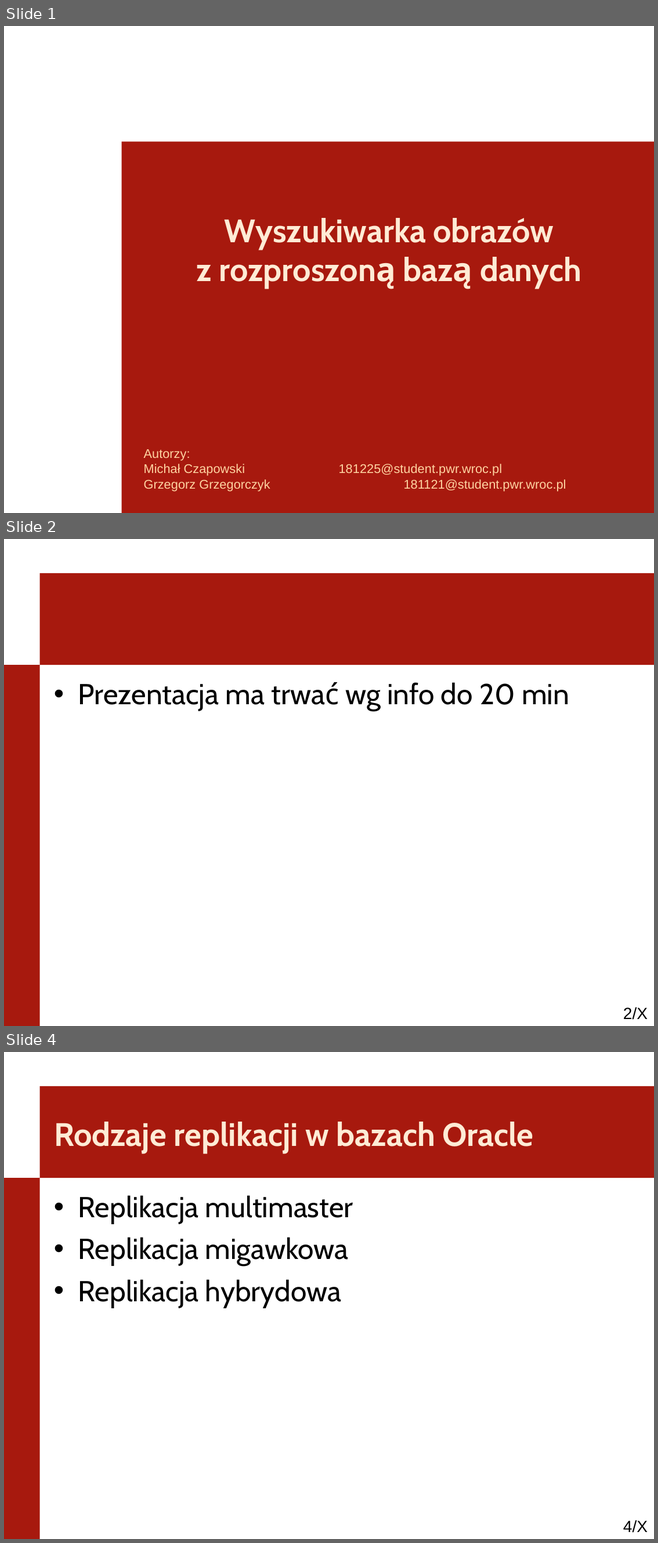
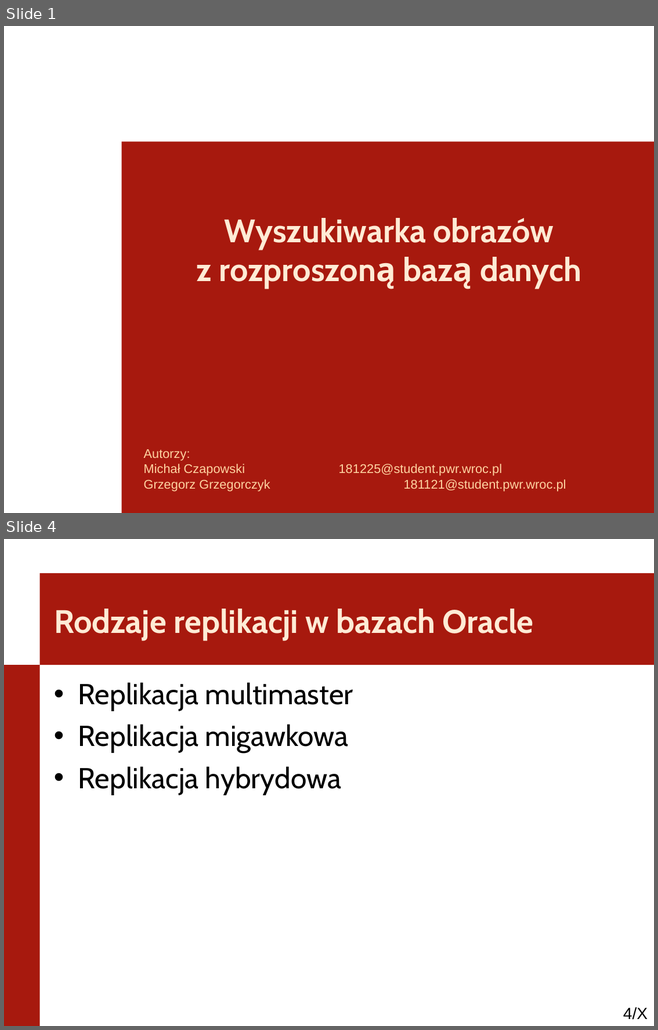
Before and after one commit to kaczanmo/projekt_bd_2013, a slide deck: prezentacja_1/prezentacja_1.ppt. Shown one above the other, each under a label of ours: slides 1, 2 and 4 before the commit, slides 1 and 4 after it; the slides between them are not shown. The pictures are 658x1543 and 658x1030 pixels, drawn with LibreOffice and Linux fonts; fonts in the diff are those of the drawing; background and template pictures are left out. Boxes give left, top, right and bottom in pixels: in the first picture for what was removed or moved away, otherwise in the second. Text is boxed around its words. In the diff, an @@ line names an element or a change of style, - is before the commit and + after.

Commit message:
- prezentacja nr 1

```diff
--- a/prezentacja_1/prezentacja_1.ppt
+++ b/prezentacja_1/prezentacja_1.ppt
@@ slide 2 removed at (4, 539, 654, 1026), background #FFFFFF; not listed: 3 template elements that a slide beside it also shows @@
@@ text removed at (78, 682, 569, 711) @@
-• Prezentacja ma trwać wg info do 20 min
```
Also in this commit, not shown: 7 slides changed, 8 slides added, 3 other slides removed, 2 other files.
